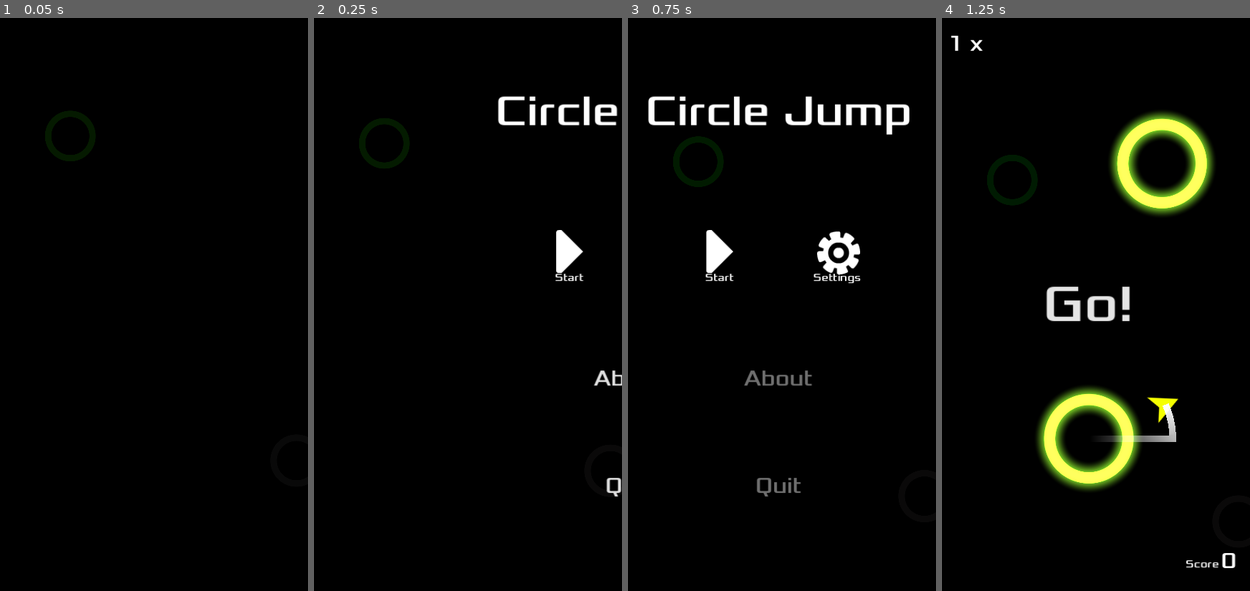
Above: before the commit, frames 1-4 (left to right).
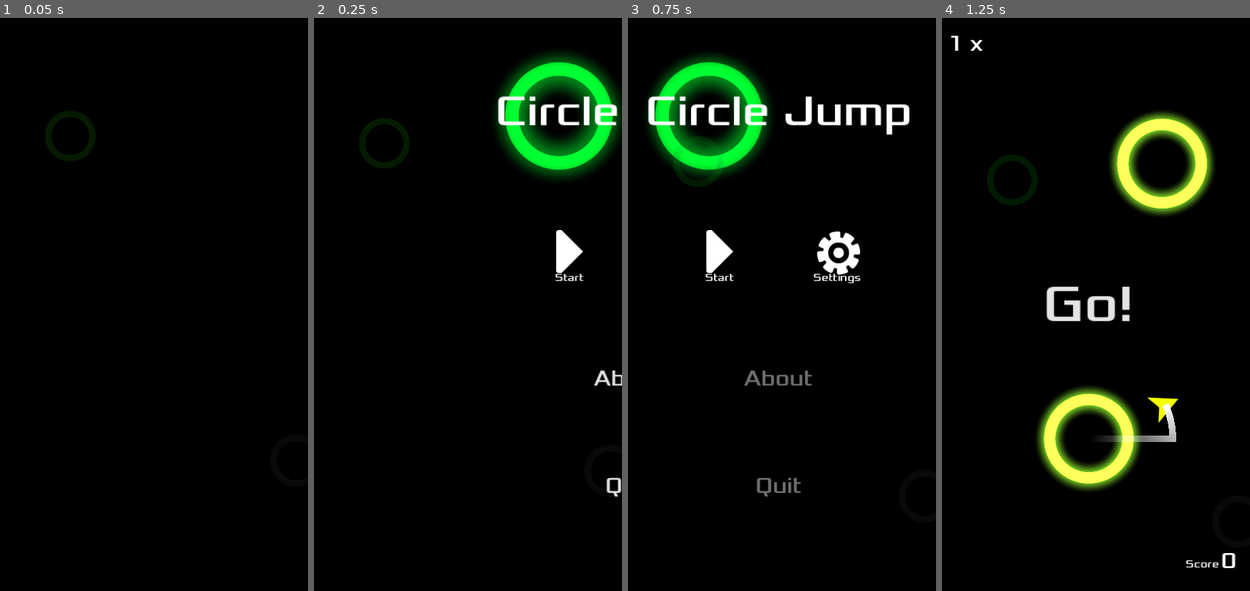
Above: after the commit, the same moments.

Repository: jrenato/circle_jump
Game: Godot game, scene res://Game/main.tscn
The game is run twice, just before and just after one commit, with the same random seed, the same clock (stepped at 60 frames per second) and the same inputs. Sound files missing from this copy of the repository are replaced by a short silence.
Inputs:
- Up to frame 1 (0.05 s): no input
- Up to frame 2 (0.25 s): no input
- Up to frame 3 (0.75 s): click "Start" at 0.5 s
- Up to frame 4 (1.25 s): no input

Frame 1 is identical in both runs. In frame 2, 5.8% of the frame differs, in the area x 58-100%, y 6-29%; in frame 3, 5.3%; in frame 4, nothing differs.

Commit message:
Added testing circle to title screen

Diff:
--- a/GUI/Screens/title_screen.tscn
+++ b/GUI/Screens/title_screen.tscn
@@ -1,9 +1,35 @@
-[gd_scene load_steps=12 format=3 uid="uid://b6dtin1fpqpjg"]
+[gd_scene load_steps=15 format=3 uid="uid://b6dtin1fpqpjg"]
 
 [ext_resource type="Script" path="res://GUI/base_screen.gd" id="1_hp6yv"]
 [ext_resource type="FontFile" uid="uid://c4ipibpwabuor" path="res://Assets/Fonts/Xolonium-Regular.ttf" id="2_5kwju"]
 [ext_resource type="Texture2D" uid="uid://knwnsdsrgkth" path="res://Assets/Images/buttons/right.png" id="2_45nw1"]
+[ext_resource type="Texture2D" uid="uid://d2cyw3pwjae06" path="res://Assets/Images/circle_1.png" id="2_qvcso"]
 [ext_resource type="Texture2D" uid="uid://uqblc7nub1pa" path="res://Assets/Images/buttons/gear.png" id="3_7kdb6"]
+
+[sub_resource type="Shader" id="Shader_hrylf"]
+code = "shader_type canvas_item;
+
+uniform vec4 color : source_color;
+uniform float speed : hint_range(0, 20);
+uniform float radius : hint_range(0, 1);
+uniform float width : hint_range(0, 1);
+
+void fragment() {
+	vec2 center = vec2(0.5);
+	float time = TIME * speed;
+	float rad = radius - 0.005 * sin(time);
+	float thickness = width + 0.05 * cos(time);
+	float dist = distance(UV, center);
+	COLOR.rgb = color.rgb;
+	COLOR.a = texture(TEXTURE, UV).a + smoothstep(thickness/2.0, 0.0, abs(dist - rad));
+}"
+
+[sub_resource type="ShaderMaterial" id="ShaderMaterial_anrv3"]
+shader = SubResource("Shader_hrylf")
+shader_parameter/color = Color(1.13348e-05, 0.534614, 0.100703, 1)
+shader_parameter/speed = 1.5
+shader_parameter/radius = 0.27
+shader_parameter/width = 0.3
 
 [sub_resource type="LabelSettings" id="LabelSettings_tp6g6"]
 font = ExtResource("2_5kwju")
@@ -32,6 +58,12 @@
 grow_horizontal = 2
 grow_vertical = 2
 script = ExtResource("1_hp6yv")
+
+[node name="Sprite2D" type="Sprite2D" parent="."]
+material = SubResource("ShaderMaterial_anrv3")
+position = Vector2(136, 146)
+scale = Vector2(0.6, 0.6)
+texture = ExtResource("2_qvcso")
 
 [node name="MarginContainer" type="MarginContainer" parent="."]
 layout_mode = 1
